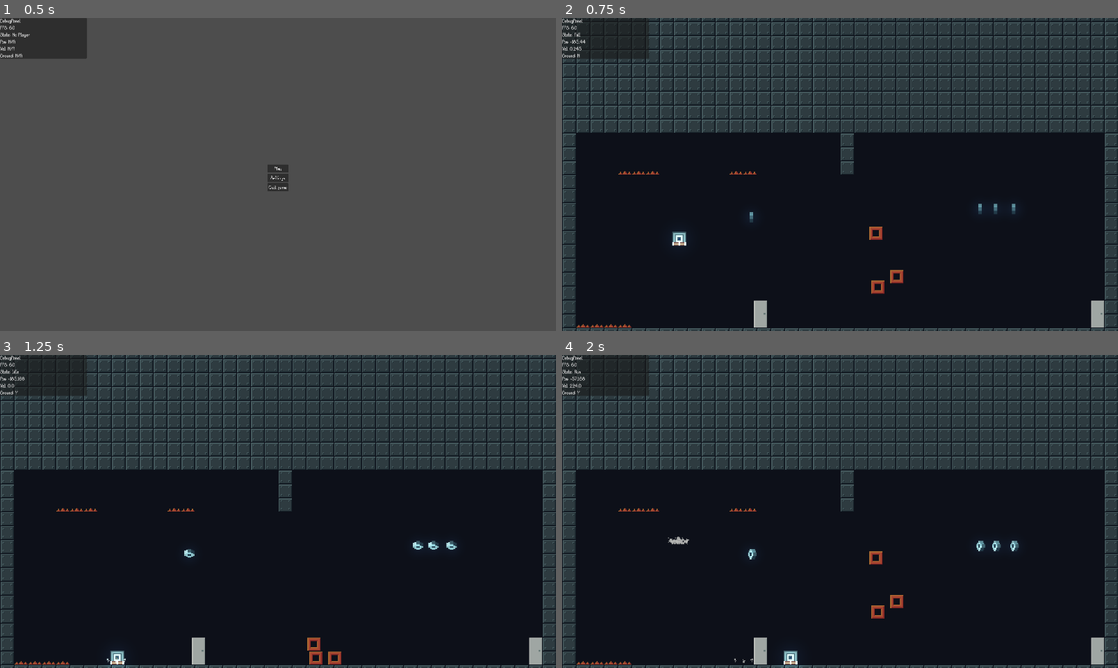
Above: before the commit, frames 1-4 (two rows, left to right).
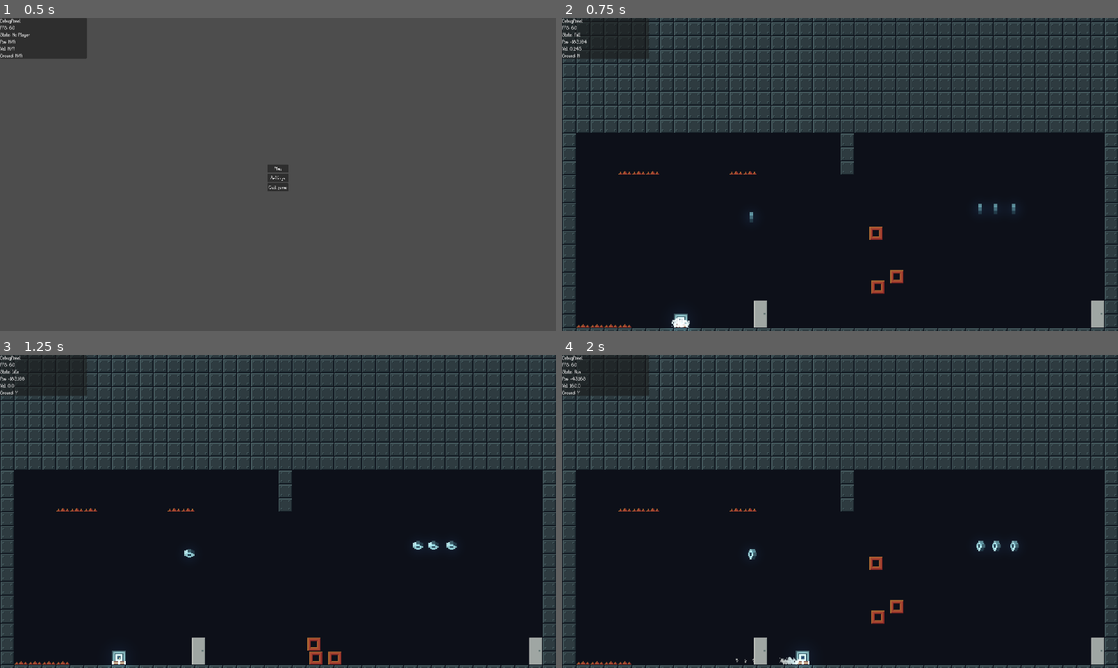
Above: after the commit, the same moments.

Repository: LeZellus/pistonprecision
Game: Godot game, scene res://scenes/worlds/MainScene.tscn
Same seed, same stepped clock (60 frames per second), same inputs: the game is played once before the commit and once after it.
Inputs:
- Up to frame 1 (0.5 s): no input
- Up to frame 2 (0.75 s): click "Play" at 0.5 s
- Up to frame 3 (1.25 s): no input
- Up to frame 4 (2 s): tap Enter (ui_accept) at 1.25 s; hold D (move_right) from 1.28 s (still down); tap Space (jump) at 1.52 s

Frame 1 is identical in both runs. In frame 2, 0.3% of the frame differs, in the area x 2-24%, y 6-100%; in frame 3, less than 0.1%; in frame 4, 0.7%, in the area x 1-62%, y 6-100%.

Commit message:
spawn point added on maps

Diff:
--- a/project.godot
+++ b/project.godot
@@ -25,6 +25,7 @@
 DebugManager="*res://scripts/managers/DebugManager.gd"
 SceneManager="*res://scripts/managers/SceneManager.gd"
 DeathTransitionManager="*res://scripts/managers/DeathTransitionManager.gd"
+SpawnManager="*res://scripts/managers/SpawnManager.gd"
 
 [display]
 
--- /dev/null
+++ b/scenes/worlds/SpawnPoint.tscn
@@ -0,0 +1,7 @@
+[gd_scene load_steps=2 format=3 uid="uid://b2amkaoiymjxq"]
+
+[ext_resource type="Script" path="res://scripts/objects/SpawnPoint.gd" id="1_eqvol"]
+
+[node name="SpawnPoint" type="Marker2D"]
+z_index = 51
+script = ExtResource("1_eqvol")
--- a/scenes/worlds/world_01/room_01.tscn
+++ b/scenes/worlds/world_01/room_01.tscn
@@ -1,6 +1,7 @@
-[gd_scene load_steps=11 format=4 uid="uid://ckw83swiwevhx"]
+[gd_scene load_steps=12 format=4 uid="uid://ckw83swiwevhx"]
 
 [ext_resource type="PackedScene" uid="uid://dg646574o66h8" path="res://scenes/objects/PushableObject.tscn" id="1_ku13x"]
+[ext_resource type="PackedScene" uid="uid://b2amkaoiymjxq" path="res://scenes/worlds/SpawnPoint.tscn" id="1_qtbxb"]
 [ext_resource type="PackedScene" uid="uid://dyecypjdxwrmg" path="res://scenes/objects/LayerBackground.tscn" id="1_r7ns6"]
 [ext_resource type="PackedScene" uid="uid://47cqcbhg1xqr" path="res://scenes/objects/Collectible.tscn" id="1_v0gvo"]
 [ext_resource type="PackedScene" uid="uid://bt8bvgcp2hvdk" path="res://scenes/objects/LayerGround.tscn" id="2_7sxm0"]
@@ -13,6 +14,10 @@
 [sub_resource type="RectangleShape2D" id="RectangleShape2D_b4ryo"]
 
 [node name="Room01" type="Node2D"]
+
+[node name="SpawnPoint" parent="." instance=ExtResource("1_qtbxb")]
+position = Vector2(-183, 150)
+is_default_spawn = true
 
 [node name="DeathZone" parent="." instance=ExtResource("7_pnsws")]
 position = Vector2(-250, 166)
--- a/scripts/managers/SceneManager.gd
+++ b/scripts/managers/SceneManager.gd
@@ -1,4 +1,4 @@
-# scripts/managers/SceneManager.gd - Système spawn simple
+# scripts/managers/SceneManager.gd - Version avec SpawnManager
 extends Node
 
 # === REFERENCES ===
@@ -34,6 +34,8 @@
 		return
 
 	await load_room(room_id)
+	# Premier spawn : utilise le spawn par défaut de la room
+	await _spawn_player_at_default()
 
 func _create_player():
 	_cleanup_player()
@@ -70,7 +72,9 @@
 
 	current_room = room_data
 	await _load_new_room(room_data)
-	await _setup_player_in_room()
+
+	# Enregistrer les spawns de la nouvelle room
+	_register_room_spawns()
 
 func _load_new_room(room_data: RoomData):
 	if current_room_node and is_instance_valid(current_room_node):
@@ -86,15 +90,29 @@
 	current_room_node.name = "CurrentRoom"
 	world_container.add_child(current_room_node)
 
-func _setup_player_in_room():
+func _register_room_spawns():
+	"""Enregistre tous les spawns de la room actuelle"""
+	var spawn_manager = get_node_or_null("/root/SpawnManager")
+	if spawn_manager:
+		spawn_manager.find_spawns_in_scene()
+
+# === SPAWN SYSTEM ===
+func _spawn_player_at_default():
+	"""Spawn au point par défaut de la room"""
 	if not player or not is_instance_valid(player):
+		return
+
+	var spawn_manager = get_node_or_null("/root/SpawnManager")
+	if not spawn_manager:
+		push_error("SceneManager: SpawnManager introuvable!")
 		return
 
 	world_container.move_child(player, -1)
 	player.velocity = Vector2.ZERO
-	player.global_position = Vector2(-185, 30)
+	player.global_position = spawn_manager.get_default_spawn_position()
 
 	await _safe_spawn_player()
+	print("SceneManager: Joueur spawné à la position par défaut")
 
 func _safe_spawn_player():
 	"""Fix universel spawn"""
@@ -113,9 +131,9 @@
 
 	await get_tree().process_frame
 
-# === TRANSITION AVEC SPAWN ID ===
+# === TRANSITION AVEC SPAWN DOOR ===
 func transition_to_room_with_spawn(target_room_id: String, target_spawn_id: String):
-	"""Transition vers une salle et spawn sur la porte avec l'ID donné"""
+	"""Transition vers une salle et spawn sur la door avec l'ID donné"""
 	if not current_world:
 		push_error("Aucun monde chargé")
 		return
@@ -134,39 +152,37 @@
 		await _spawn_at_door(target_spawn_id)
 
 func _spawn_at_door(door_id: String):
-	"""Trouve la porte avec l'ID et spawne le joueur à côté"""
+	"""Trouve la door avec l'ID et spawne le joueur à côté"""
 	if not current_room_node:
-		return
-
-	# Chercher la porte dans la scène actuelle
+		print("SceneManager: Pas de room chargée pour spawn door")
+		return
+
+	# Chercher la door dans la scène actuelle
 	var target_door = _find_door_by_id(door_id)
 	if not target_door:
-		print("SceneManager: Porte '%s' introuvable, spawn par défaut" % door_id)
-		await _safe_spawn_player()
-		return
-
-	# Spawner à la position de la porte
+		print("SceneManager: Door '%s' introuvable, spawn par défaut" % door_id)
+		await _spawn_player_at_default()
+		return
+
+	# Spawner à la position de la door
 	var spawn_pos = target_door.get_spawn_position()
 	player.global_position = spawn_pos
 	await _safe_spawn_player()
 
-	print("SceneManager: Spawn sur porte '%s' en %s" % [door_id, spawn_pos])
+	print("SceneManager: Spawn sur door '%s' en %s" % [door_id, spawn_pos])
 
 func _find_door_by_id(door_id: String) -> Door:
-	"""Trouve une porte par son ID dans la scène actuelle"""
+	"""Trouve une door par son ID dans la scène actuelle"""
 	if not current_room_node:
 		return null
 
-	# Chercher récursivement dans tous les enfants
 	return _search_door_recursive(current_room_node, door_id)
 
 func _search_door_recursive(node: Node, door_id: String) -> Door:
-	"""Recherche récursive d'une porte"""
-	# Vérifier le nœud actuel
+	"""Recherche récursive d'une door"""
 	if node is Door and node.door_id == door_id:
 		return node
 
-	# Chercher dans les enfants
 	for child in node.get_children():
 		var result = _search_door_recursive(child, door_id)
 		if result:
@@ -176,7 +192,14 @@
 
 # === LEGACY ===
 func transition_to_room(target_room_id: String):
+	"""Transition simple sans spawn spécifique"""
 	await load_room(target_room_id)
+	await _spawn_player_at_default()
+
+# === RESPAWN POUR DEATH STATE ===
+func load_room_for_respawn(room_id: String):
+	"""Charge une room pour respawn (sans changer position joueur)"""
+	await load_room(room_id)
 
 func cleanup_world():
 	_cleanup_player()
--- /dev/null
+++ b/scripts/managers/SpawnManager.gd
@@ -0,0 +1,60 @@
+# scripts/managers/SpawnManager.gd
+extends Node
+
+var spawn_points: Dictionary = {}
+var default_spawn_id: String = ""
+
+func _ready():
+	name = "SpawnManager"
+	process_mode = Node.PROCESS_MODE_ALWAYS
+
+func register_spawn_point(spawn_id: String, position: Vector2, is_default: bool = false):
+	"""Enregistre un point de spawn"""
+	spawn_points[spawn_id] = position
+
+	if is_default:
+		default_spawn_id = spawn_id
+		print("SpawnManager: Spawn par défaut '%s' enregistré à %v" % [spawn_id, position])
+	else:
+		print("SpawnManager: Spawn '%s' enregistré à %v" % [spawn_id, position])
+
+func get_spawn_position(spawn_id: String = "") -> Vector2:
+	"""Retourne la position d'un spawn. Si vide, utilise le spawn par défaut"""
+	var target_id = spawn_id if not spawn_id.is_empty() else default_spawn_id
+
+	if target_id.is_empty():
+		push_error("SpawnManager: Aucun spawn par défaut défini!")
+		return Vector2.ZERO
+
+	if not spawn_points.has(target_id):
+		push_error("SpawnManager: Spawn '%s' introuvable!" % target_id)
+		return get_default_spawn_position()
+
+	return spawn_points[target_id]
+
+func get_default_spawn_position() -> Vector2:
+	"""Retourne la position du spawn par défaut"""
+	if default_spawn_id.is_empty():
+		push_error("SpawnManager: Aucun spawn par défaut défini!")
+		return Vector2.ZERO
+
+	return spawn_points.get(default_spawn_id, Vector2.ZERO)
+
+func has_spawn(spawn_id: String) -> bool:
+	"""Vérifie si un spawn existe"""
+	return spawn_points.has(spawn_id)
+
+func clear_spawns():
+	"""Efface tous les spawns (pour changement de niveau)"""
+	spawn_points.clear()
+	default_spawn_id = ""
+	print("SpawnManager: Tous les spawns effacés")
+
+func find_spawns_in_scene():
+	"""Trouve automatiquement tous les SpawnPoints dans la scène actuelle"""
+	clear_spawns()
+
+	var spawns = get_tree().get_nodes_in_group("spawn_points")
+	for spawn in spawns:
+		if spawn is SpawnPoint:
+			register_spawn_point(spawn.spawn_id, spawn.global_position, spawn.is_default_spawn)
--- /dev/null
+++ b/scripts/objects/SpawnPoint.gd
@@ -0,0 +1,39 @@
+# scripts/world/SpawnPoint.gd
+extends Marker2D
+class_name SpawnPoint
+
+@export var spawn_id: String = "default"
+@export var is_default_spawn: bool = false
+
+func _ready():
+	# Ajouter au groupe pour recherche facile
+	add_to_group("spawn_points")
+
+	# S'enregistrer auprès du SpawnManager
+	var spawn_manager = get_node_or_null("/root/SpawnManager")
+	if spawn_manager:
+		spawn_manager.register_spawn_point(spawn_id, global_position, is_default_spawn)
+
+	# Debug visuel en mode éditeur
+	if Engine.is_editor_hint():
+		_setup_editor_visual()
+
+func _setup_editor_visual():
+	"""Affichage visuel dans l'éditeur"""
+	var sprite = Sprite2D.new()
+	var texture = ImageTexture.new()
+	var image = Image.create(16, 16, false, Image.FORMAT_RGBA8)
+
+	if is_default_spawn:
+		image.fill(Color.GREEN)  # Vert pour spawn par défaut
+	else:
+		image.fill(Color.BLUE)   # Bleu pour spawns normaux
+
+	texture.set_image(image)
+	sprite.texture = texture
+	sprite.modulate.a = 0.7
+	add_child(sprite)
+
+func get_spawn_position() -> Vector2:
+	"""Retourne la position de spawn"""
+	return global_position
